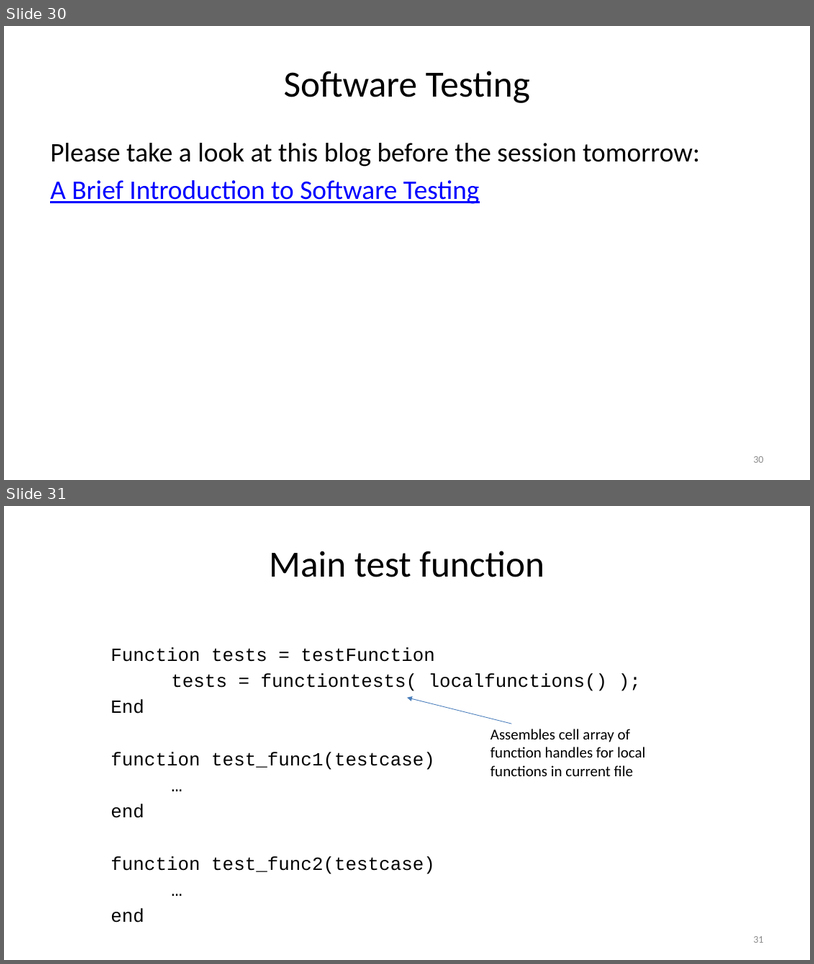
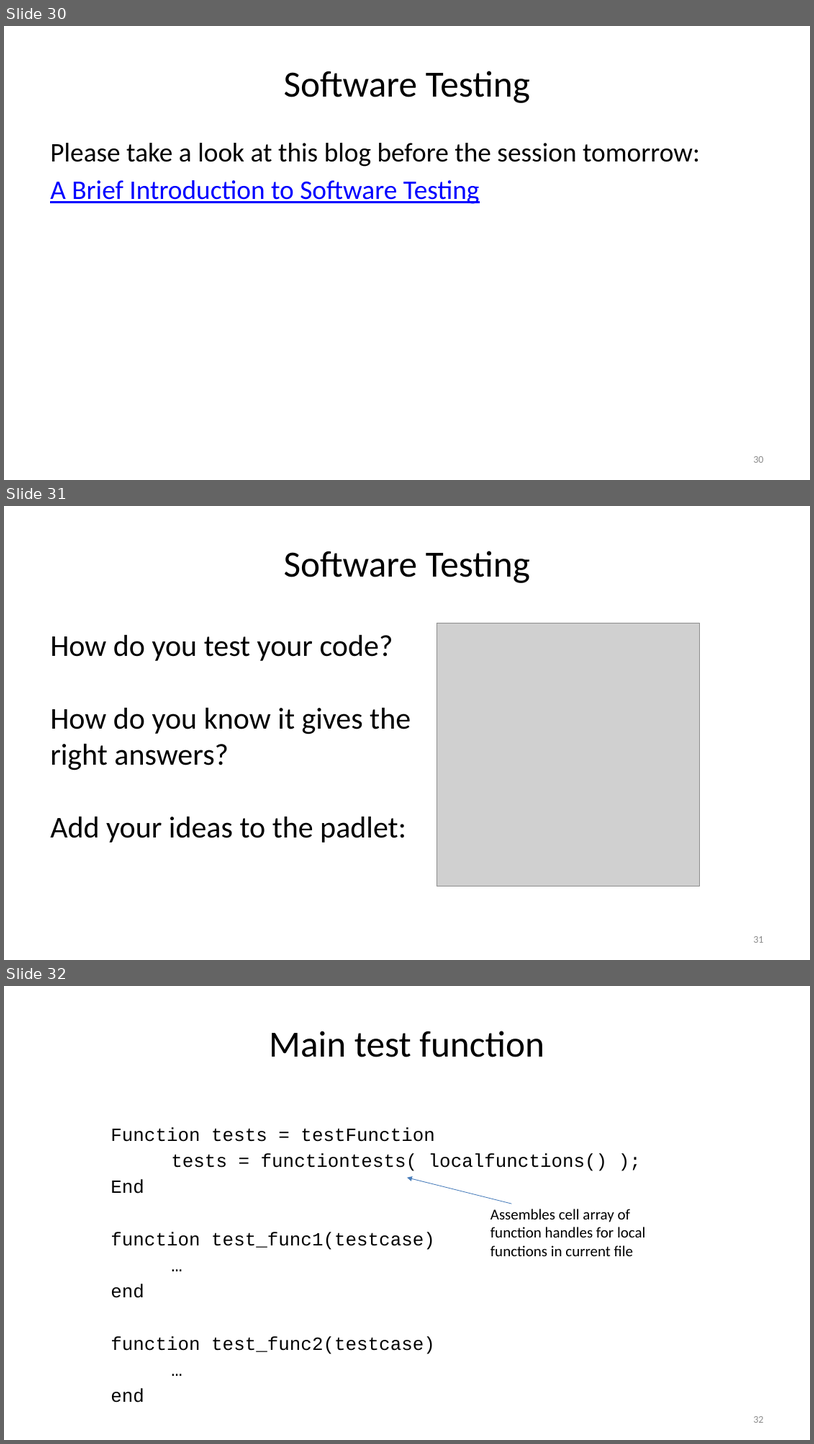
Before and after one commit to louisepb/Nottingham_Workshop, a slide deck: InstructorMaterials/Best Practices for Software Development using MATLAB.pptx. Shown one above the other, each under a label of ours: slides 30 and 31 before the commit, slides 30, 31 and 32 after it. The pictures are 814x964 and 814x1444 pixels, drawn with LibreOffice and Linux fonts; fonts in the diff are those of the drawing; grey boxes stand for pictures. Boxes give left, top, right and bottom in pixels: in the first picture for what was removed or moved away, otherwise in the second. Text is boxed around its words. In the diff, an @@ line names an element or a change of style, - is before the commit and + after.

```diff
--- a/InstructorMaterials/Best Practices for Software Development using MATLAB.pptx
+++ b/InstructorMaterials/Best Practices for Software Development using MATLAB.pptx
@@ slide 31 added at (x1=4, y1=506, x2=810, y2=960), background #FFFFFF @@
@@ title added at (x1=284, y1=551, x2=530, y2=583), 44 pt, text #000000 @@
+Software Testing
@@ text added at (x1=50, y1=635, x2=411, y2=842), 36 pt, text #000000 @@
+How do you test your code?
+How do you know it gives the right answers?
+Add your ideas to the padlet:
@@ picture added at (x1=437, y1=623, x2=700, y2=885) @@
@@ page number added at (x1=754, y1=936, x2=764, y2=942), 12 pt, text #8C8C8C @@
+31
@@ what was slide 31 is now slide 32 @@
@@ page number at (x1=754, y1=1416, x2=764, y2=1422): text changed @@
-31
+32
```
Also in this commit, not shown: 2 slides changed, 6 other files.
